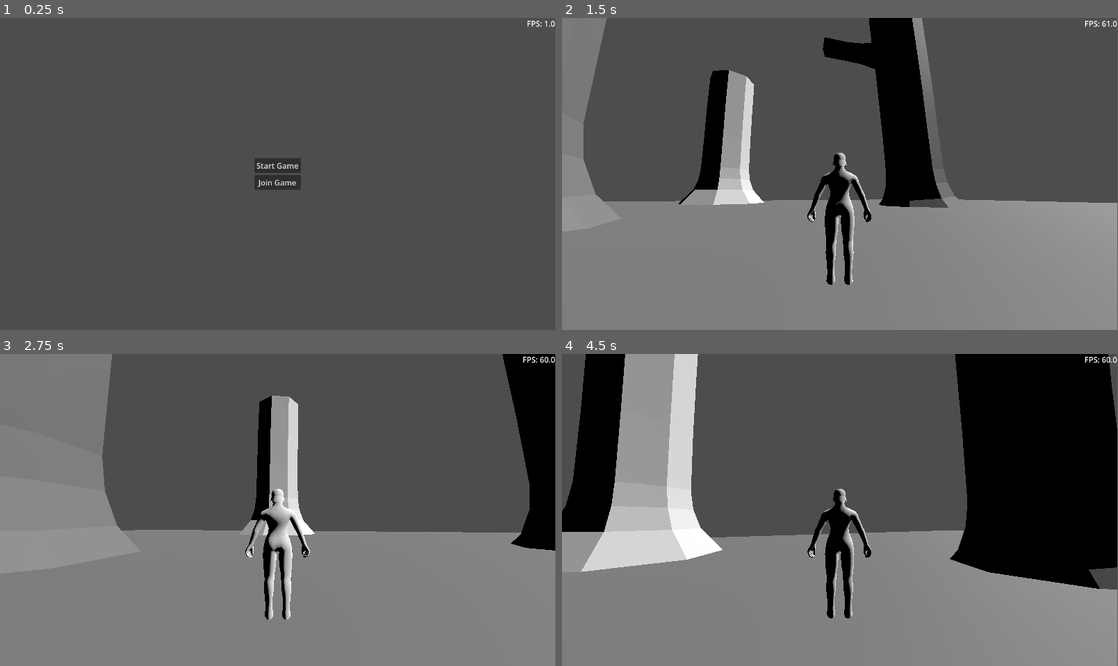
Above: before the commit, frames 1-4 (two rows, left to right).
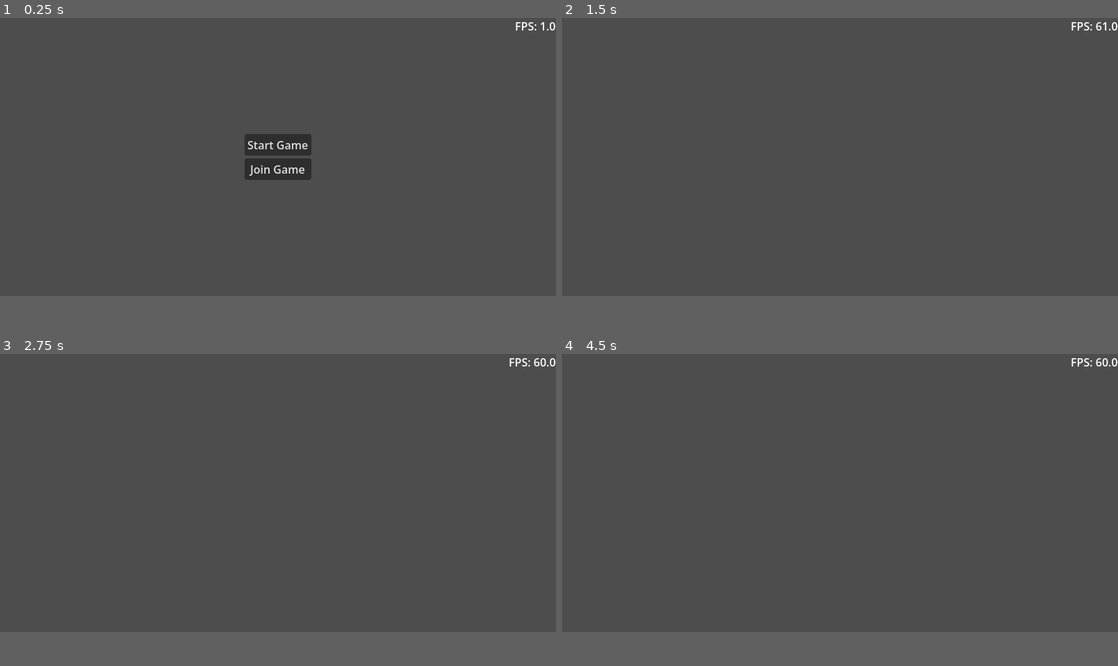
Above: after the commit, the same moments.

Repository: jdspohn/rpg
Game: Godot game, scene res://Scenes/main.tscn
The game is run twice, just before and just after one commit, with the same random seed, the same clock (stepped at 60 frames per second) and the same inputs.
Inputs (mouse positions are in pixels of both pictures, inside the frame that each line leads up to):
- Up to frame 1 (0.25 s): no input
- Up to frame 2 (1.5 s): click "Join Game" at 0.5 s; move the mouse to (867, 174) at 1.27 s; hold W (move_forward) from 1.28 s (still down); hold Shift (sprint) from 1.28 s (still down)
- Up to frame 3 (2.75 s): keep holding W (move_forward); tap Space (jump) at 1.52, 1.55, 1.82, 2.1, 2.27, 2.57 s; move the mouse to (250, 510) at 2.02 s; release Shift (sprint) at 2.03 s; tap Shift (sprint) at 2.3 s
- Up to frame 4 (4.5 s): keep holding W (move_forward); move the mouse to (851, 503) at 2.77 s; hold Shift (sprint) 2.78-3.53 s; tap Space (jump) at 3.05, 3.77, 4.07, 4.35 s; move the mouse to (834, 516) at 3.52 s; tap Shift (sprint) at 3.6 s; move the mouse to (878, 513) at 4.27 s
In our replay, the window is 799x449 before the commit and 800x400 after it. These sizes can differ from the game's own. Grey fills any space a smaller window leaves; there, only what the larger window draws over its background counts as a difference.

The runs differ from the first frame. In frame 1, 1.6% of the frame differs, in the area x 44-100%, y 0-56%; in frame 2, 44%; in frame 3, 50%; in frame 4, 60%, in the area x 0-100%, y 0-90%.

Commit message:
playerstate, worldstate, and player movement synced over network

Diff:
--- /dev/null
+++ b/Scenes/Player/player_template.gd
@@ -0,0 +1,4 @@
+extends CharacterBody3D
+
+func MovePlayer(new_postition):
+	global_position = new_postition
--- a/Scenes/Player/player_template.tscn
+++ b/Scenes/Player/player_template.tscn
@@ -1,5 +1,6 @@
 [gd_scene format=3 uid="uid://btqh8vh3rfwpb"]
 
+[ext_resource type="Script" uid="uid://dme5btyqjdkvi" path="res://Scenes/Player/player_template.gd" id="1_66o5l"]
 [ext_resource type="PackedScene" uid="uid://dgccym5mctytx" path="res://Assets/Player/m.glb" id="2_ggp1o"]
 
 [sub_resource type="CapsuleShape3D" id="CapsuleShape3D_a3d8c"]
@@ -7,6 +8,7 @@
 
 [node name="PlayerTemplate" type="CharacterBody3D" unique_id=1471139302]
 collision_mask = 0
+script = ExtResource("1_66o5l")
 
 [node name="Pivot" type="Node3D" parent="." unique_id=1944823717]
 
--- a/Scenes/local_server.tscn
+++ b/Scenes/local_server.tscn
@@ -1,6 +1,10 @@
 [gd_scene format=3 uid="uid://dipv7kbnkyh2k"]
 
-[ext_resource type="Script" uid="uid://i16gqyr0118h" path="res://local_server.gd" id="1_fk18l"]
+[ext_resource type="Script" uid="uid://i16gqyr0118h" path="res://Scripts/Local Server/local_server.gd" id="1_fk18l"]
+[ext_resource type="Script" uid="uid://cx8sugd1wxqvf" path="res://Scripts/Local Server/state_processing.gd" id="2_hi651"]
 
 [node name="LocalServer" type="Node" unique_id=454824770]
 script = ExtResource("1_fk18l")
+
+[node name="StateProcessing" type="Node" parent="." unique_id=1989269184]
+script = ExtResource("2_hi651")
--- a/Scenes/main.gd
+++ b/Scenes/main.gd
@@ -1,13 +1,38 @@
 extends Node
 
+const PLAYER = preload("uid://dn85my2emfvu8")
+const WORLD = preload("uid://tb8k4ol1femj")
 const PLAYER_TEMPLATE = preload("uid://btqh8vh3rfwpb")
+
+var last_world_state = 0
+
+func CreateWorld():
+	var world = WORLD.instantiate()
+	get_tree().current_scene.add_child(world)
+
+func CreatePlayer():
+	var player = PLAYER.instantiate()
+	get_tree().current_scene.add_child(player)
 
 func SpawnNewPlayer(id):
 	if Server.multiplayer.get_unique_id() == id:
 		return
-	var new_player = PLAYER_TEMPLATE.instantiate()
-	new_player.name = str(id)
-	get_tree().current_scene.add_child(new_player)
+	if not has_node(str(id)):
+		var new_player = PLAYER_TEMPLATE.instantiate()
+		new_player.name = str(id)
+		get_tree().current_scene.add_child(new_player)
 
 func DespawnPlayer(id):
 	get_node(str(id)).queue_free()
+
+func UpdateWorldState(world_state):
+	if world_state["T"] > last_world_state:
+		last_world_state = world_state["T"]
+		world_state.erase("T")
+		world_state.erase(Server.multiplayer.get_unique_id())
+		for player in world_state.keys():
+			if has_node(str(player)):
+				get_node(str(player)).MovePlayer(world_state[player]["P"])
+			else:
+				print("Spawning player")
+				SpawnNewPlayer(player)
--- a/Scripts/Global/input_manager.gd
+++ b/Scripts/Global/input_manager.gd
@@ -22,14 +22,8 @@
 		camera_input.y += gamepad_camera_input.x * gamepad_sensitivity
 	if Input.is_action_pressed("sprint"):
 		is_sprinting = true
-		print(Server.multiplayer.get_unique_id())
-		print(Server.multiplayer.is_server())
-		print(Server.multiplayer.get_peers())
 	if Input.is_action_just_pressed("jump"):
 		is_jumping = true
-		print(multiplayer.get_unique_id())
-		print(multiplayer.is_server())
-		print(multiplayer.get_peers())
 
 func _unhandled_input(event: InputEvent) -> void:
 	if event is InputEventMouseMotion:
--- a/Scripts/Global/server.gd
+++ b/Scripts/Global/server.gd
@@ -1,5 +1,5 @@
 extends Node
-
+# autoload client script in main project
 func create_client():
 	# set up client
 	var client_peer = ENetMultiplayerPeer.new()
@@ -8,12 +8,13 @@
 	var client_api = MultiplayerAPI.create_default_interface()
 	get_tree().set_multiplayer(client_api, get_path())
 	multiplayer.multiplayer_peer = client_peer
+
+	multiplayer.connected_to_server.connect(_on_connected_to_server)
 	print("Client created")
-	print(get_path())
 
-@rpc("any_peer")
-func message():
-	print("Message from (%d): Hello (%d) " % [multiplayer.get_remote_sender_id(), multiplayer.get_unique_id()])
+func _on_connected_to_server():
+	get_node("/root/Main").CreateWorld()
+	get_node("/root/Main").CreatePlayer()
 
 @rpc("any_peer")
 func spawn_new_player(id):
@@ -24,3 +25,14 @@
 func despawn_player(id):
 	var player_id = id
 	get_node("/root/Main").DespawnPlayer(player_id)
+
+func SendPlayerState(player_state):
+	ReceivePlayerState.rpc_id(1, player_state)
+
+@rpc("any_peer", "unreliable")
+func ReceivePlayerState(_player_state):
+	pass
+
+@rpc("any_peer", "unreliable")
+func ReceiveWorldState(world_state):
+	get_node("/root/Main").UpdateWorldState(world_state)
--- /dev/null
+++ b/Scripts/Local Server/local_server.gd
@@ -0,0 +1,51 @@
+extends Node
+# player hosted server node instanced into main project
+
+var player_state_collection = {}
+
+func _enter_tree() -> void:
+	# set up server
+	var server_peer = ENetMultiplayerPeer.new()
+	server_peer.create_server(9393, 10) # Port, Max Clients
+
+	var server_api = MultiplayerAPI.create_default_interface()
+	get_tree().set_multiplayer(server_api, get_path())
+	multiplayer.multiplayer_peer = server_peer
+
+	# set up signals
+	multiplayer.peer_connected.connect(_on_peer_connected)
+	multiplayer.peer_disconnected.connect(_on_peer_disconnected)
+	print("Server created")
+
+func _on_peer_connected(player_id):
+	print(str(player_id) + " Connected")
+	spawn_new_player.rpc(player_id)
+
+func _on_peer_disconnected(player_id):
+	print(str(player_id) + " Disconnected")
+	player_state_collection.erase(player_id)
+	despawn_player.rpc(player_id)
+
+@rpc("any_peer", "unreliable")
+func ReceivePlayerState(player_state):
+	var player_id = multiplayer.get_remote_sender_id()
+	if player_state_collection.has(player_id):
+		if player_state_collection[player_id]["T"] < player_state["T"]:
+			player_state_collection[player_id] = player_state
+	else:
+		player_state_collection[player_id] = player_state
+
+func SendWorldState(world_state):
+	ReceiveWorldState.rpc(world_state)
+
+@rpc("any_peer")
+func spawn_new_player(_id):
+	pass
+
+@rpc("any_peer")
+func despawn_player(_id):
+	pass
+
+@rpc("any_peer", "unreliable")
+func ReceiveWorldState(_world_state):
+	pass
--- /dev/null
+++ b/Scripts/Local Server/state_processing.gd
@@ -0,0 +1,13 @@
+extends Node
+
+var world_state
+
+func _physics_process(_delta: float) -> void:
+	if Engine.get_physics_frames() % 3 == 0:
+		if not get_parent().player_state_collection.is_empty():
+			world_state = get_parent().player_state_collection.duplicate(true)
+			for player in world_state.keys():
+				world_state[player].erase("T")
+			world_state["T"] = Time.get_unix_time_from_system() * 1000
+
+			get_parent().SendWorldState(world_state)
--- a/Scripts/Player/player.gd
+++ b/Scripts/Player/player.gd
@@ -3,6 +3,8 @@
 
 @onready var pivot: Node3D = %Pivot
 @onready var camera_pivot: CameraController = %CameraPivot
+
+var player_state
 
 #Player Stats
 var walk_speed: float = 2.0
@@ -38,6 +40,10 @@
 		_handle_air_physics(delta)
 	move_and_slide()
 
+func DefinePlayerState() -> void:
+	player_state = {"T": Time.get_unix_time_from_system() * 1000, "P": global_position}
+	Server.SendPlayerState(player_state)
+
 func _physics_process(delta: float) -> void:
 	move_direction = Vector3(InputManager.move_input.x, 0, InputManager.move_input.y).normalized()
 	if InputManager.move_input.length() <= 0.4:
@@ -47,3 +53,4 @@
 	if InputManager.is_sprinting:
 		move_speed = sprint_speed
 	move_and_rotate.call_deferred(delta)
+	DefinePlayerState.call_deferred()
--- a/Scripts/UI/main_menu.gd
+++ b/Scripts/UI/main_menu.gd
@@ -21,11 +21,6 @@
 func _join_game() -> void:
 	# create client
 	Server.create_client()
-	# generate world and player
-	var world = WORLD.instantiate()
-	var player = PLAYER.instantiate()
-	get_tree().current_scene.add_child(world)
-	get_tree().current_scene.add_child(player)
 	# hide main menu and mouse cursor
 	hide()
 	Input.set_mouse_mode(Input.MOUSE_MODE_CAPTURED)
--- a/local_server.gd
+++ /dev/null
@@ -1,36 +0,0 @@
-extends Node
-
-func _enter_tree() -> void:
-	# set up server
-	var server_peer = ENetMultiplayerPeer.new()
-	server_peer.create_server(9393, 10) # Port, Max Clients
-
-	var server_api = MultiplayerAPI.create_default_interface()
-	get_tree().set_multiplayer(server_api, get_path())
-	multiplayer.multiplayer_peer = server_peer
-
-	# set up signals
-	server_peer.peer_connected.connect(_on_peer_connected)
-	server_peer.peer_disconnected.connect(_on_peer_disconnected)
-	print("Server created")
-	print(get_path())
-
-func _on_peer_connected(id):
-	print(str(id) + " Connected")
-	spawn_new_player.rpc(id)
-
-func _on_peer_disconnected(id):
-	print(str(id) + " Disconnected")
-	despawn_player.rpc(id)
-
-@rpc("any_peer")
-func message():
-	print("Message from (%d): Hello (%d) " % [multiplayer.get_remote_sender_id(), multiplayer.get_unique_id()])
-
-@rpc("any_peer")
-func spawn_new_player(_id):
-	pass
-
-@rpc("any_peer")
-func despawn_player(_id):
-	pass
--- a/project.godot
+++ b/project.godot
@@ -18,6 +18,11 @@
 
 Server="*uid://ci4watmfq61px"
 InputManager="*uid://dgeb42eysi51g"
+
+[display]
+
+window/size/viewport_width=800
+window/size/viewport_height=400
 
 [file_customization]
 
Not shown, added: Scenes/Player/player_template.gd.uid
Renamed: local_server.gd.uid -> Scripts/Local Server/local_server.gd.uid
Not shown, added: Scripts/Local Server/state_processing.gd.uid
